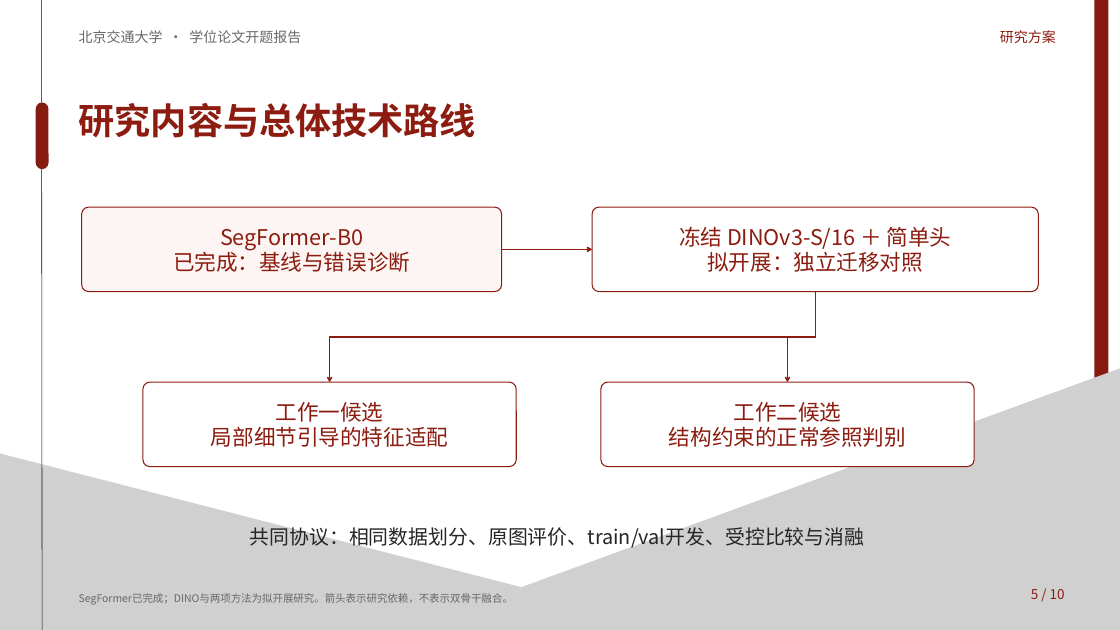
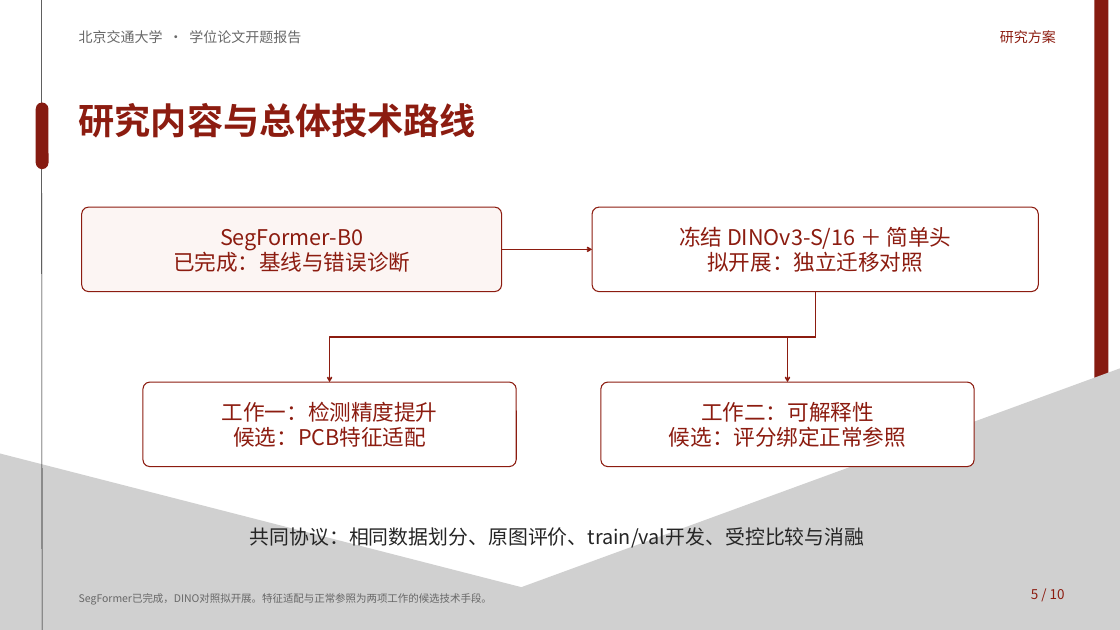
Before and after one commit to lrw-666/AI_Try, a slide deck: slide 5 of docs/presentations/pcb-thesis-proposal/pcb-thesis-proposal-draft.pptx. Drawn at 1120x630 pixels with LibreOffice and Linux fonts; fonts in the diff are those of the drawing; grey boxes stand for pictures. Boxes give left, top, right and bottom in pixels: in the first picture for what was removed or moved away, otherwise in the second. Text is boxed around its words. In the diff, an @@ line names an element or a change of style, - is before the commit and + after.

```diff
--- a/docs/presentations/pcb-thesis-proposal/pcb-thesis-proposal-draft.pptx
+++ b/docs/presentations/pcb-thesis-proposal/pcb-thesis-proposal-draft.pptx
@@ text in rounded rectangle at box(222, 401, 438, 447): text changed @@
-工作一候选
-局部细节引导的特征适配
+工作一：检测精度提升
+候选：PCB特征适配
@@ text in rounded rectangle at box(669, 401, 906, 447): text changed @@
-工作二候选
-结构约束的正常参照判别
+工作二：可解释性
+候选：评分绑定正常参照
@@ text at box(79, 593, 492, 605): text changed @@
-SegFormer已完成；DINO与两项方法为拟开展研究。箭头表示研究依赖，不表示双骨干融合。
+SegFormer已完成，DINO对照拟开展。特征适配与正常参照为两项工作的候选技术手段。
```
Also in this commit, not shown: 12 other slides changed, 18 other files.
